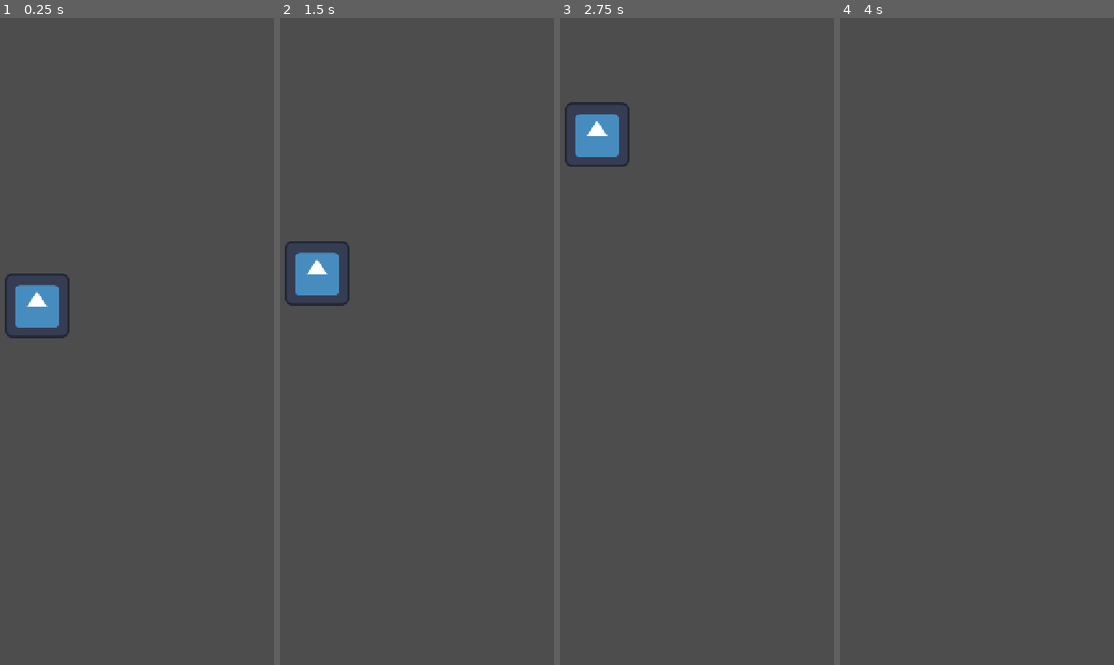
Above: before the commit, frames 1-4 (left to right).
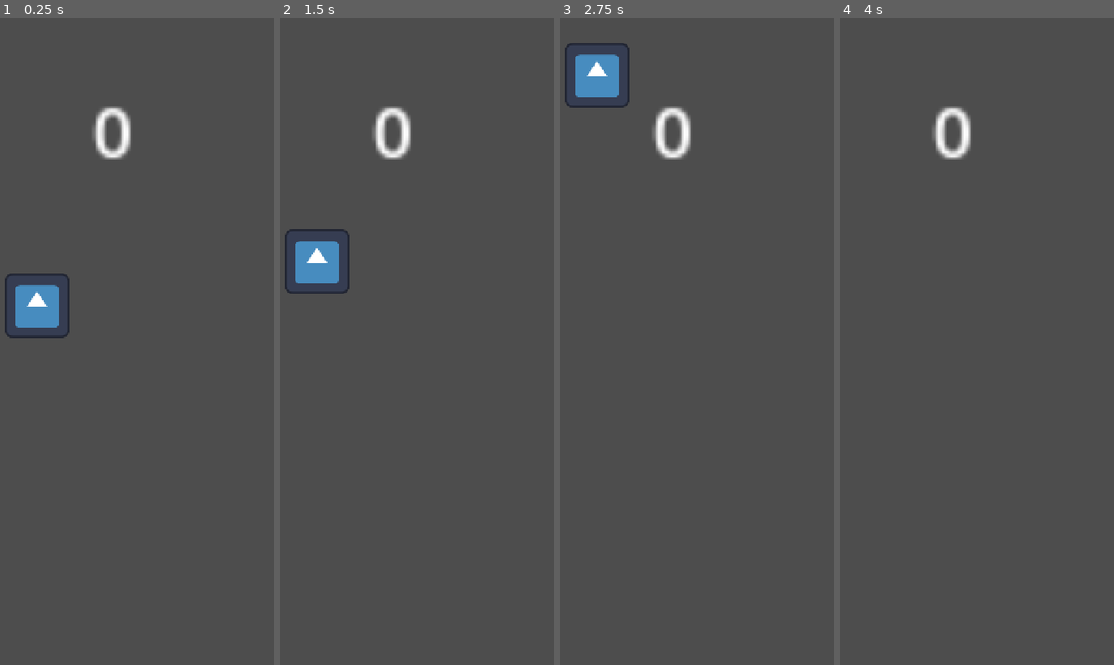
Above: after the commit, the same moments.

Repository: nekittheragdoll/FlappyMMA
Game: Godot game, scene res://scenes/game.tscn
The game is run twice, just before and just after one commit, with the same random seed, the same clock (stepped at 60 frames per second) and the same inputs. The engine's default icon, where the game draws it, is replaced by a stand-in: a white triangle on a blue panel in a dark square.
Inputs (mouse positions are in pixels of both pictures, inside the frame that each line leads up to):
- Up to frame 1 (0.25 s): no input
- Up to frame 2 (1.5 s): move the mouse to (452, 309) at 0.52 s; tap Space (jump) at 0.6, 0.77, 1.07, 1.35 s; click (452, 309) at 0.67 s; move the mouse to (299, 373) at 1.27 s; click (299, 373) at 1.42 s
- Up to frame 3 (2.75 s): tap Space (jump) at 1.52, 1.82, 2.1 s; move the mouse to (688, 199) at 2.02 s; click (688, 199) at 2.17 s
- Up to frame 4 (4 s): move the mouse to (913, 470) at 2.77 s; tap Space (jump) at 2.85, 3.02, 3.32, 3.6, 3.77 s; click (913, 470) at 2.92 s; move the mouse to (1040, 438) at 3.52 s; click (1040, 438) at 3.67 s

The runs differ from the first frame. In frame 1, 0.8% of the frame differs, in the area x 33-48%, y 13-22%; in frame 2, 1.8%; in frame 3, 3.5%, in the area x 1-48%, y 3-23%; in frame 4, 0.8%.

Commit message:
added incrementing score and touch support

Diff:
--- a/project.godot
+++ b/project.godot
@@ -14,6 +14,10 @@
 run/main_scene="uid://b8iu07t0o2m7w"
 config/features=PackedStringArray("4.4", "Forward Plus")
 config/icon="res://icon.svg"
+
+[autoload]
+
+Global="*res://scripts/global.gd"
 
 [display]
 
--- a/scenes/game.tscn
+++ b/scenes/game.tscn
@@ -1,16 +1,22 @@
-[gd_scene load_steps=4 format=3 uid="uid://b8iu07t0o2m7w"]
+[gd_scene load_steps=7 format=3 uid="uid://b8iu07t0o2m7w"]
 
 [ext_resource type="PackedScene" uid="uid://bqx6m8odrrx4j" path="res://scenes/player.tscn" id="1_uwrxv"]
 [ext_resource type="Script" uid="uid://6vn3b5lq2acm" path="res://scripts/game.gd" id="1_yqjtg"]
+[ext_resource type="Script" uid="uid://cta4wsv0ci348" path="res://scripts/hud.gd" id="3_lbhrr"]
+[ext_resource type="Script" uid="uid://5a3lidbye2fm" path="res://scripts/touch_area.gd" id="3_lnu2h"]
 
 [sub_resource type="RectangleShape2D" id="RectangleShape2D_uwrxv"]
 size = Vector2(835.5, 44)
 
+[sub_resource type="RectangleShape2D" id="RectangleShape2D_lbhrr"]
+
 [node name="Game" type="Node2D"]
+process_mode = 3
 script = ExtResource("1_yqjtg")
 metadata/_edit_lock_ = true
 
 [node name="Player" parent="." instance=ExtResource("1_uwrxv")]
+process_mode = 1
 position = Vector2(250, 501)
 metadata/_edit_lock_ = true
 
@@ -24,9 +30,41 @@
 debug_color = Color(0.996078, 0, 0.196078, 1)
 
 [node name="Spawn_Timer" type="Timer" parent="."]
+process_mode = 1
 process_callback = 0
 wait_time = 7.0
 autostart = true
 
+[node name="HUD" type="CanvasLayer" parent="."]
+process_mode = 3
+script = ExtResource("3_lbhrr")
+
+[node name="TouchArea" type="Area2D" parent="HUD"]
+position = Vector2(346, 612)
+script = ExtResource("3_lnu2h")
+
+[node name="CollisionShape2D" type="CollisionShape2D" parent="HUD/TouchArea"]
+scale = Vector2(20.3486, 41.7271)
+shape = SubResource("RectangleShape2D_lbhrr")
+
+[node name="Control" type="Control" parent="HUD"]
+layout_mode = 3
+anchors_preset = 15
+anchor_right = 1.0
+anchor_bottom = 1.0
+grow_horizontal = 2
+grow_vertical = 2
+mouse_filter = 1
+
+[node name="lbl_score" type="Label" parent="HUD/Control"]
+layout_mode = 0
+offset_left = 360.0
+offset_top = 120.0
+offset_right = 376.0
+offset_bottom = 159.0
+scale = Vector2(5, 5)
+theme_type_variation = &"HeaderLarge"
+text = "0"
+
 [connection signal="body_entered" from="Floor" to="." method="_on_obstacle_hit"]
 [connection signal="timeout" from="Spawn_Timer" to="." method="_spawn_obstacle"]
--- /dev/null
+++ b/scenes/hud.tscn
@@ -0,0 +1,25 @@
+[gd_scene format=3 uid="uid://dn2uehxxka8op"]
+
+[node name="HUD" type="CanvasLayer"]
+
+[node name="Control" type="Control" parent="."]
+layout_mode = 3
+anchors_preset = 15
+anchor_right = 1.0
+anchor_bottom = 1.0
+grow_horizontal = 2
+grow_vertical = 2
+
+[node name="Label" type="Label" parent="Control"]
+layout_mode = 1
+anchors_preset = 8
+anchor_left = 0.5
+anchor_top = 0.5
+anchor_right = 0.5
+anchor_bottom = 0.5
+offset_left = -20.0
+offset_top = -11.5
+offset_right = 20.0
+offset_bottom = 11.5
+grow_horizontal = 2
+grow_vertical = 2
--- /dev/null
+++ b/scenes/main.tscn
@@ -0,0 +1,16 @@
+[gd_scene load_steps=3 format=3 uid="uid://daxlfp072nhx2"]
+
+[ext_resource type="PackedScene" uid="uid://b8iu07t0o2m7w" path="res://scenes/game.tscn" id="1_0wfyh"]
+[ext_resource type="PackedScene" uid="uid://dn2uehxxka8op" path="res://scenes/hud.tscn" id="2_sugp2"]
+
+[node name="Main" type="Node"]
+
+[node name="GameScenes" type="Node" parent="."]
+
+[node name="Game" type="Node" parent="GameScenes"]
+
+[node name="Game" parent="GameScenes/Game" instance=ExtResource("1_0wfyh")]
+
+[node name="HUD" parent="GameScenes/Game" instance=ExtResource("2_sugp2")]
+
+[node name="Menu" type="Node" parent="GameScenes"]
--- a/scripts/game.gd
+++ b/scripts/game.gd
@@ -3,11 +3,24 @@
 @export var player: CharacterBody2D
 @export var obstacle_scene: Resource
 
+var Score: int = 0;
+var HUD : CanvasLayer
+
+enum State{START,PLAY,GAMEOVER}
+var current_state = State.START
+
 # Called when the node enters the scene tree for the first time.
 func _ready() -> void:
+	HUD = get_node("HUD")
 	player = get_node("Player")
 	obstacle_scene = preload("res://scenes/obstacle.tscn")
+	#get_tree().paused = true
 
+func _input(event: InputEvent) -> void:
+	if (current_state == State.START and Input.is_action_just_pressed("jump")):
+		print("wtf")
+		current_state = State.PLAY
+		get_tree().paused = false
 
 # Called every frame. 'delta' is the elapsed time since the previous frame.
 func _physics_process(delta: float) -> void:
@@ -19,7 +32,8 @@
 		get_tree().paused = true
 
 func _on_greenline_touch(body: Node2D) -> void:
-	print("PASSED")
+	Score += 1
+	HUD.UpdateScore(Score)
 
 
 func _spawn_obstacle() -> void:
@@ -29,6 +43,7 @@
 
 func _obstacle_creator(obstacle_scene:Resource, position: int) -> Area2D:
 	var obstacle:Node2D = obstacle_scene.instantiate()
+	obstacle.process_mode = Node.PROCESS_MODE_PAUSABLE
 	obstacle.position.x = position
 	for part in obstacle.get_children():
 		if part is not Area2D:continue
--- /dev/null
+++ b/scripts/global.gd
@@ -0,0 +1,4 @@
+extends Node
+
+
+var PlayerScore:int = 0
--- /dev/null
+++ b/scripts/hud.gd
@@ -0,0 +1,17 @@
+extends CanvasLayer
+
+var ScoreLabel:Label
+
+# Called when the node enters the scene tree for the first time.
+func _ready() -> void:
+	ScoreLabel = get_node("Control/lbl_score")
+	pass # Replace with function body.
+
+
+# Called every frame. 'delta' is the elapsed time since the previous frame.
+func _process(delta: float) -> void:
+	pass
+
+
+func UpdateScore(newscore:int) ->void:
+	ScoreLabel.text = str(newscore)
--- a/scripts/obstacle.gd
+++ b/scripts/obstacle.gd
@@ -14,6 +14,7 @@
 	BottomPart.position.y += rng.randi_range(-20,200)
 
 
+
 # Called every frame. 'delta' is the elapsed time since the previous frame.
 func _physics_process(delta: float) -> void:
 	position.x -= speed * delta
--- /dev/null
+++ b/scripts/touch_area.gd
@@ -0,0 +1,19 @@
+extends Area2D
+
+
+# Called when the node enters the scene tree for the first time.
+func _ready() -> void:
+	pass # Replace with function body.
+
+
+# Called every frame. 'delta' is the elapsed time since the previous frame.
+func _process(delta: float) -> void:
+	pass
+
+func _input_event(viewport: Viewport, event: InputEvent, shape_idx: int) -> void:
+	if event is InputEventMouseButton:
+		if event.is_pressed():
+			print("Click")
+			Input.action_press("jump")
+		elif not event.is_pressed():
+			Input.action_release("jump")
Not shown, changed: export_presets.cfg
Not shown, added: scripts/global.gd.uid
Not shown, added: scripts/hud.gd.uid
Not shown, added: scripts/touch_area.gd.uid
